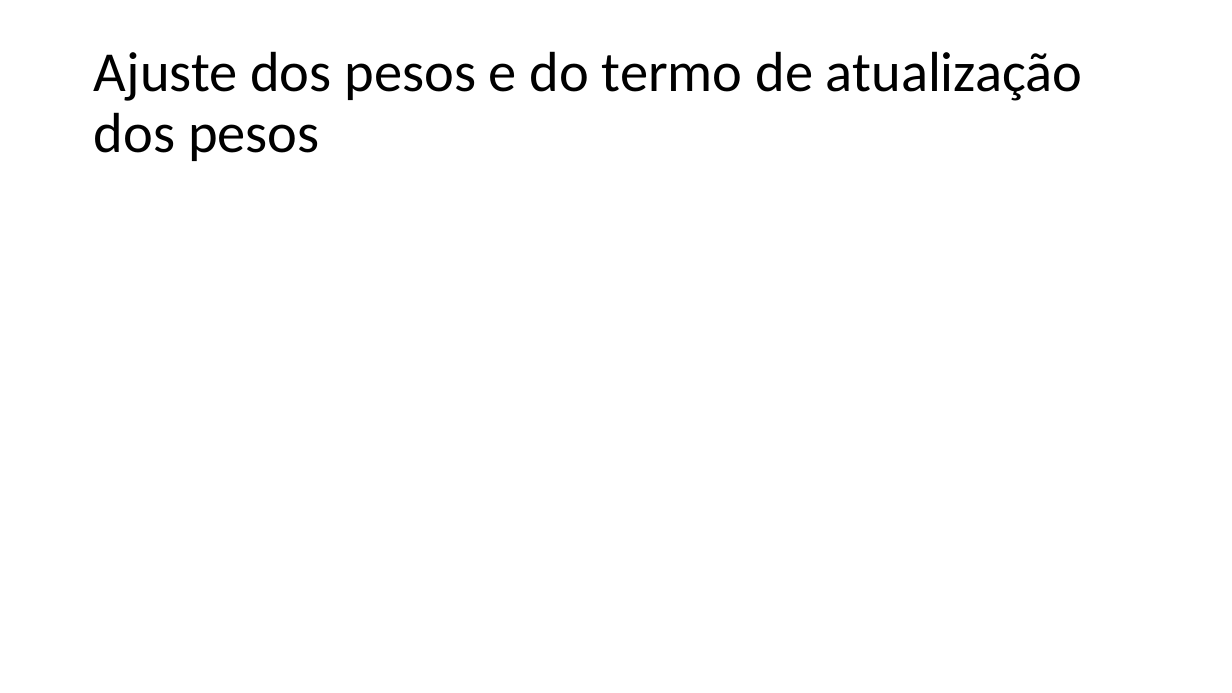
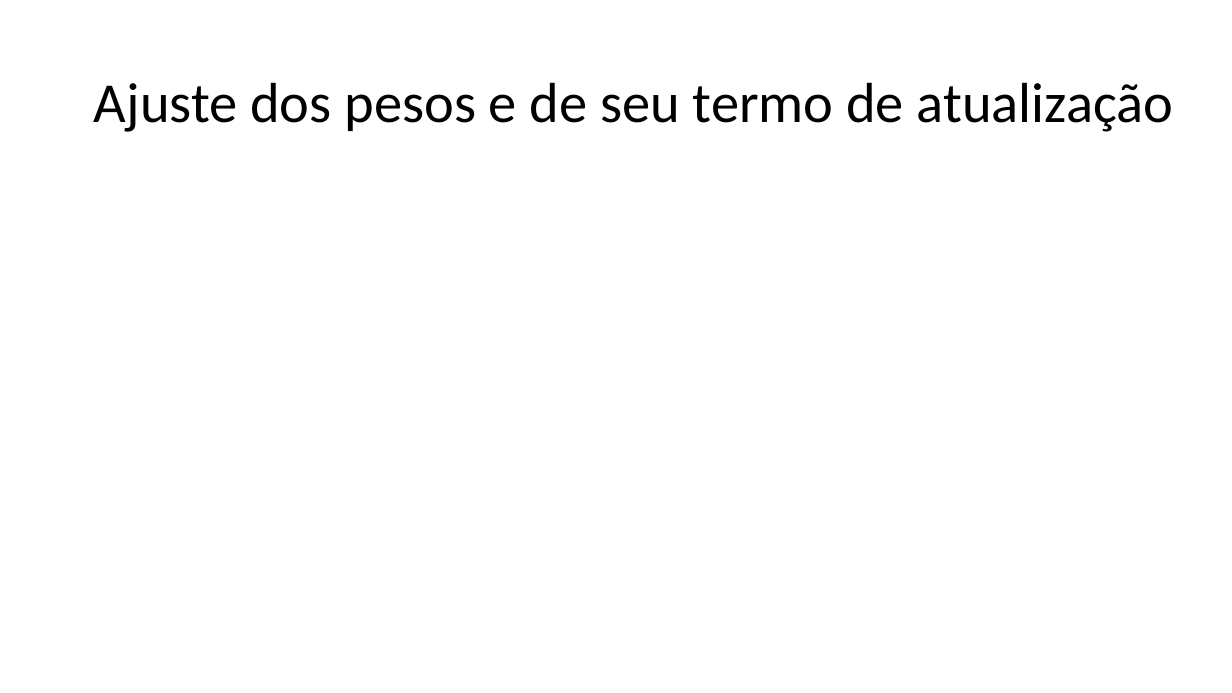
Before and after one commit to zz4fap/t319_aprendizado_de_maquina, a slide deck: slide 20 of slides/T319_Regressão_Linear (Parte III).pptx. Drawn at 1232x693 pixels with LibreOffice and Linux fonts; fonts in the diff are those of the drawing; grey boxes stand for pictures. Boxes give left, top, right and bottom in pixels: in the first picture for what was removed or moved away, otherwise in the second. Text is boxed around its words. In the diff, an @@ line names an element or a change of style, - is before the commit and + after.

```diff
--- a/slides/T319_Regressão_Linear (Parte III).pptx
+++ b/slides/T319_Regressão_Linear (Parte III).pptx
@@ title at [94,82,1174,132]: text changed @@
-Ajuste dos pesos e do termo de atualização dos pesos
+Ajuste dos pesos e de seu termo de atualização
```
Also in this commit, not shown: 1 other slide changed, 3 slides added, 2 slides removed, 2 other files.
